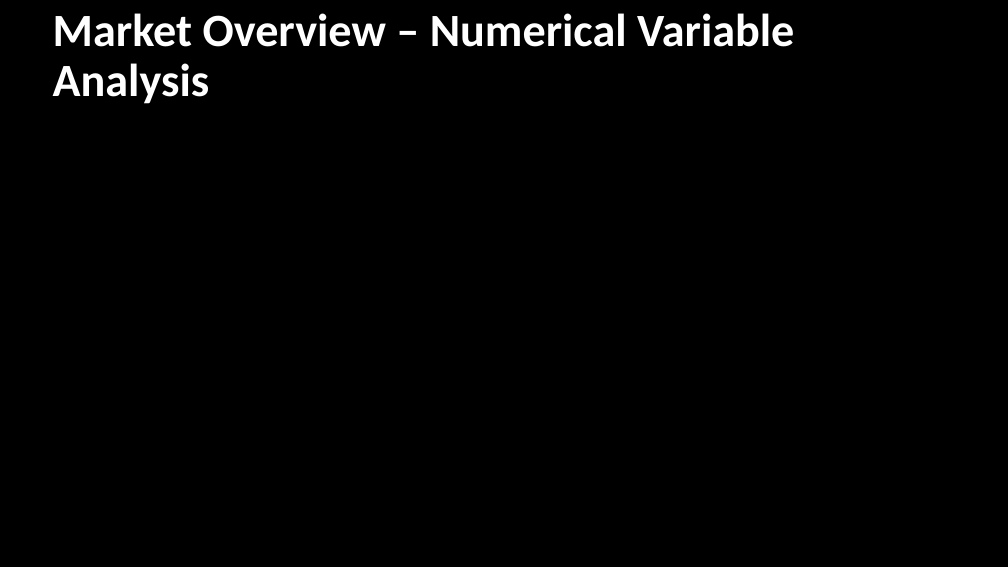
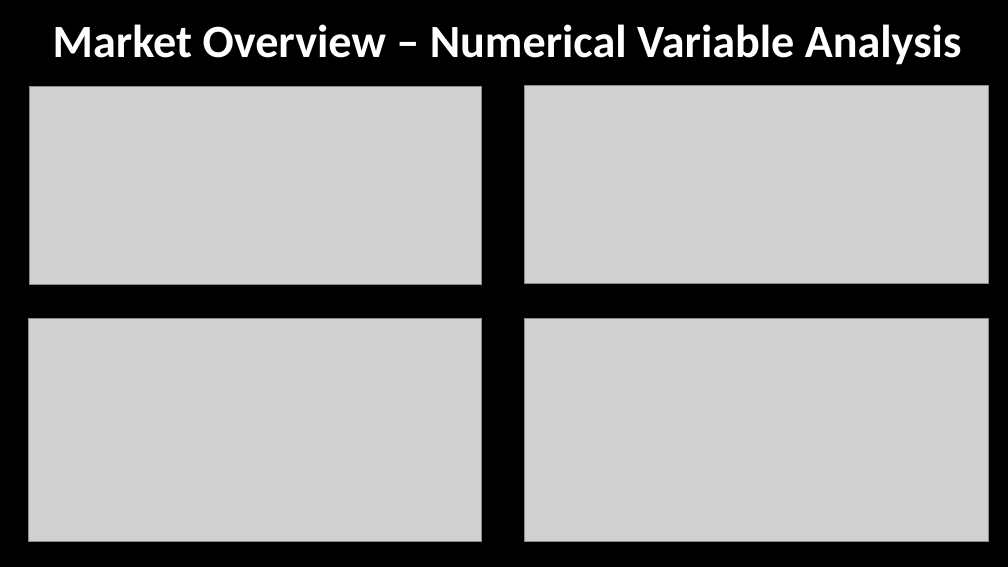
Before and after one commit to taimoorRazi/Bank-Marketing-Project, a slide deck: slide 13 of Week 11/Bank Marketing Campaign Presentation.pptx (slide 12 before the commit). Drawn at 1008x567 pixels with LibreOffice and Linux fonts; fonts in the diff are those of the drawing; grey boxes stand for pictures. Boxes give left, top, right and bottom in pixels: in the first picture for what was removed or moved away, otherwise in the second. Text is boxed around its words. In the diff, an @@ line names an element or a change of style, - is before the commit and + after.

```diff
--- a/Week 11/Bank Marketing Campaign Presentation.pptx
+++ b/Week 11/Bank Marketing Campaign Presentation.pptx
@@ title "Market Overview – Numerical Variable ..." rewrapped from box(53, 13, 794, 104) to box(53, 24, 962, 65) @@
@@ picture added at box(29, 87, 482, 284) @@
@@ picture added at box(525, 85, 988, 283) @@
@@ picture added at box(29, 318, 482, 541) @@
@@ picture added at box(525, 318, 988, 541) @@
```
Also in this commit, not shown: 18 other slides changed, 11 slides added, 2 slides removed.
